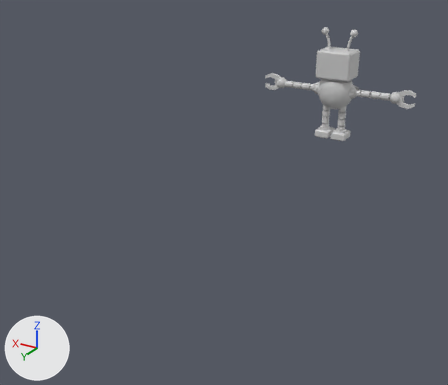
Two versions of the FBX model Assets/Shader学习整理/03_PostProcessing/Pixelize/机器人完成品.fbx, one commit apart.
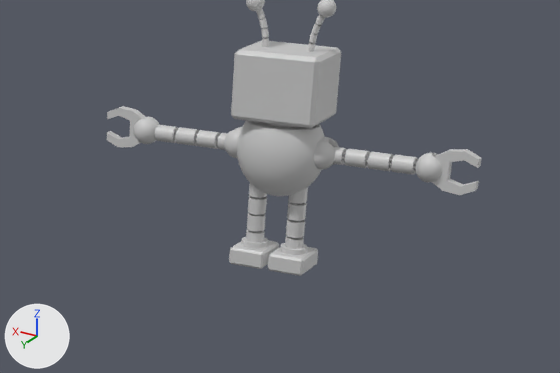
Old and new are each drawn whole from a 50 mm lens placed at (-14.3, 37.9, 13.0), pointed at (-0.1, 14.2, 1.2) and again close up on the part from 50% to 100% of the width and 8% to 47% of the height. The lights are fixed; the arrows at lower left show +X, +Y and +Z. Where no turn or scale is listed for an object, it has been applied to the vertices. Vertices at the same position are counted once.

Objects in the first close-up: '右手', '右腿', '右腿001', '天线球', '头', '左手', '身体'.
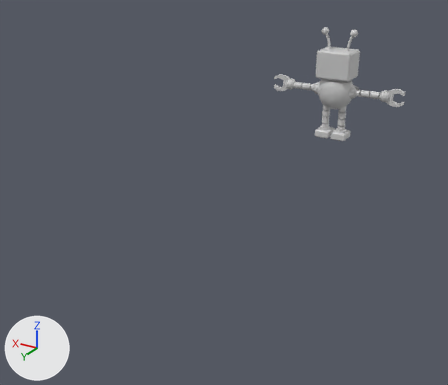
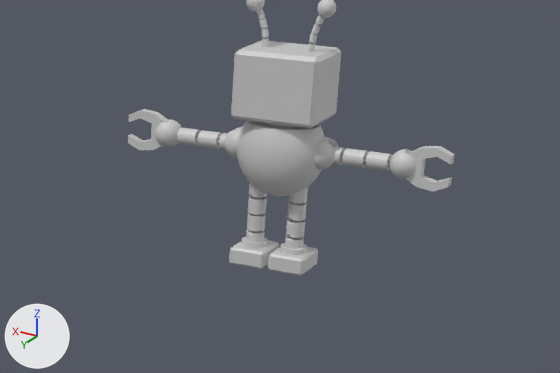
Where the newer file only moved an object's origin or applied its transform, the numbers keep the older frame.

Changed parts and their boxes [x1, y1, x2, y2] in the close-ups (560 x 373 px; the box of a moved part takes in the faces that stretch with it):
'左手', reshaped (16% narrower)
    before: [314, 137, 481, 195]
    after: [314, 137, 454, 192]
'右手', reshaped (15% narrower)
    before: [107, 106, 242, 159]
    after: [128, 109, 242, 159]
part 1 of me_mesh_004, moved or reshaped
    before: [107, 106, 146, 147]
    after: [128, 109, 168, 150]
part 2 of me_mesh_004, moved or reshaped
    before: [196, 130, 220, 149]
    after: [198, 130, 222, 149]
part 3 of me_mesh_004, moved or reshaped
    before: [175, 127, 199, 146]
    after: [177, 128, 200, 146]
part 4 of me_mesh_004, rebuilt
    before: [217, 133, 228, 150]
    after: [219, 133, 228, 150]
part 5 of me_mesh_004, added
    after: [155, 119, 182, 147]
part 6 of me_mesh_004, deleted
    before: [133, 116, 160, 144]
part 7 of me_mesh_004, moved or reshaped
    before: [194, 131, 219, 148]
    after: [195, 131, 221, 147]
part 8 of me_mesh_004, moved or reshaped (not visible afterwards)
    before: [155, 125, 178, 143]
part 9 of me_mesh_003, moved or reshaped
    before: [432, 149, 481, 195]
    after: [406, 146, 454, 192]
part 10 of me_mesh_003, moved or reshaped
    before: [344, 149, 369, 168]
    after: [342, 148, 368, 168]
part 11 of me_mesh_003, moved or reshaped
    before: [368, 152, 393, 171]
    after: [366, 151, 391, 171]
part 12 of me_mesh_003, rebuilt (7% narrower)
    before: [332, 146, 346, 165]
    after: [332, 146, 345, 165]
part 13 of me_mesh_003, deleted
    before: [413, 152, 442, 183]
part 14 of me_mesh_003, moved or reshaped
    before: [342, 149, 371, 167]
    after: [340, 149, 368, 167]
part 15 of me_mesh_003, moved or reshaped
    before: [389, 155, 418, 175]
    after: [387, 149, 416, 179]

Patch to the scene script:
```diff
--- a/Assets/Shader学习整理/03_PostProcessing/Pixelize/机器人完成品.fbx.py
+++ b/Assets/Shader学习整理/03_PostProcessing/Pixelize/机器人完成品.fbx.py
@@ me_mesh_004 @@
 # used by ob_右手; location = (0.0, 0.0, 0.0)
-me_mesh_004.from_pydata(...)  # 13138 vertices, 12877 faces; spans x 0.73..5.08, y -0.43..0.43, z 2.65..3.75
+me_mesh_004.from_pydata(...)  # 10104 vertices, 9878 faces; spans x 0.73..4.42, y -0.43..0.43, z 2.65..3.75
+# me_mesh_004 part 1: the loose piece of 36 vertices spanning x 3.99..5.08, y -0.13..0.12, z 2.65..3.75 is moved by (-0.66, 0.0, 0.0)
+# me_mesh_004 part 2: the loose piece of 108 vertices spanning x 1.8..2.33, y -0.22..0.22, z 2.95..3.39 is moved by (-0.04, 0.0, 0.0)
+# me_mesh_004 part 3: the loose piece of 108 vertices spanning x 2.41..2.95, y -0.22..0.22, z 2.95..3.39 is moved by (-0.04, 0.0, 0.0)
+# me_mesh_004 part 4: the loose piece of 108 vertices spanning x 1.18..1.71, y -0.22..0.22, z 2.95..3.39 is rebuilt with 108 vertices and now spans x 1.14..1.67, y -0.22..0.22, z 2.95..3.39
+# me_mesh_004 part 5: a new loose piece of 415 vertices spanning x 2.87..3.58, y -0.38..0.38, z 2.82..3.57, in mat_四肢 (light grey #cccccc)
+# me_mesh_004 part 6: 8 loose pieces with 2359 vertices, spanning x 3.52..4.24, y -0.38..0.38, z 2.82..3.57, are deleted
+# me_mesh_004 part 7: 364 vertices moved within x 1.71..2.37, y -0.2..0.2, z 2.98..3.37; 3246 vertices removed from x 1.71..2.41, y -0.2..0.2, z 2.98..3.37; 3246 vertices added at x 1.67..2.37, y -0.2..0.2, z 2.98..3.37
+# me_mesh_004 part 8: 195 vertices moved within x 2.95..3.57, y -0.18..0.19, z 2.98..3.36; 2883 vertices removed from x 2.95..3.65, y -0.22..0.22, z 2.95..3.39; 1793 vertices added at x 2.9..3.57, y -0.2..0.2, z 2.98..3.38
 me_mesh_004.materials.append(mat_四肢)
@@ me_mesh_003 @@
 # used by ob_左手; location = (0.0, 0.0, 0.0)
-me_mesh_003.from_pydata(...)  # 13138 vertices, 12877 faces; spans x -5.16..-0.73, y -0.43..0.43, z 2.65..3.76
+me_mesh_003.from_pydata(...)  # 10104 vertices, 9878 faces; spans x -4.49..-0.73, y -0.43..0.43, z 2.65..3.76
+# me_mesh_003 part 9: the loose piece of 36 vertices spanning x -5.16..-4.07, y -0.08..0.17, z 2.65..3.76 is moved by (0.67, 0.0, 0.0)
+# me_mesh_003 part 10: the loose piece of 108 vertices spanning x -2.33..-1.8, y -0.22..0.22, z 2.98..3.41 is moved by (0.05, 0.0, 0.0)
+# me_mesh_003 part 11: the loose piece of 108 vertices spanning x -2.95..-2.41, y -0.22..0.22, z 2.98..3.41 is moved by (0.05, 0.0, 0.0)
+# me_mesh_003 part 12: the loose piece of 108 vertices spanning x -1.71..-1.18, y -0.22..0.22, z 2.98..3.41 is rebuilt with 108 vertices and now spans x -1.66..-1.13, y -0.22..0.22, z 2.98..3.41
+# me_mesh_003 part 13: 8 loose pieces with 2361 vertices, spanning x -4.31..-3.56, y -0.38..0.38, z 2.83..3.58, are deleted
+# me_mesh_003 part 14: 305 vertices moved within x -2.36..-1.71, y -0.2..0.2, z 3.0..3.39; 3805 vertices removed from x -2.41..-1.71, y -0.2..0.2, z 3.0..3.39; 3805 vertices added at x -2.36..-1.66, y -0.2..0.2, z 3.0..3.39
+# me_mesh_003 part 15: 138 vertices moved within x -3.63..-2.95, y -0.18..0.19, z 3.0..3.39; 3164 vertices removed from x -3.65..-2.95, y -0.22..0.22, z 2.98..3.41; 2491 vertices added at x -3.64..-2.9, y -0.38..0.38, z 2.83..3.58
 me_mesh_003.materials.append(mat_四肢)
```
